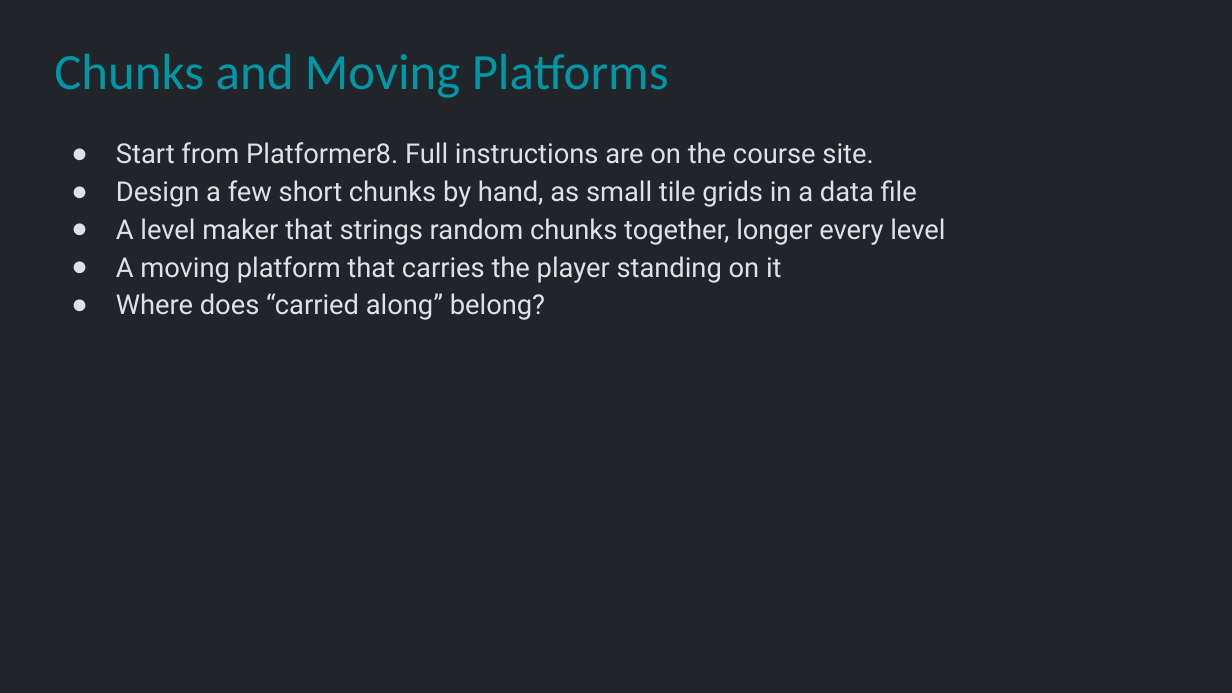
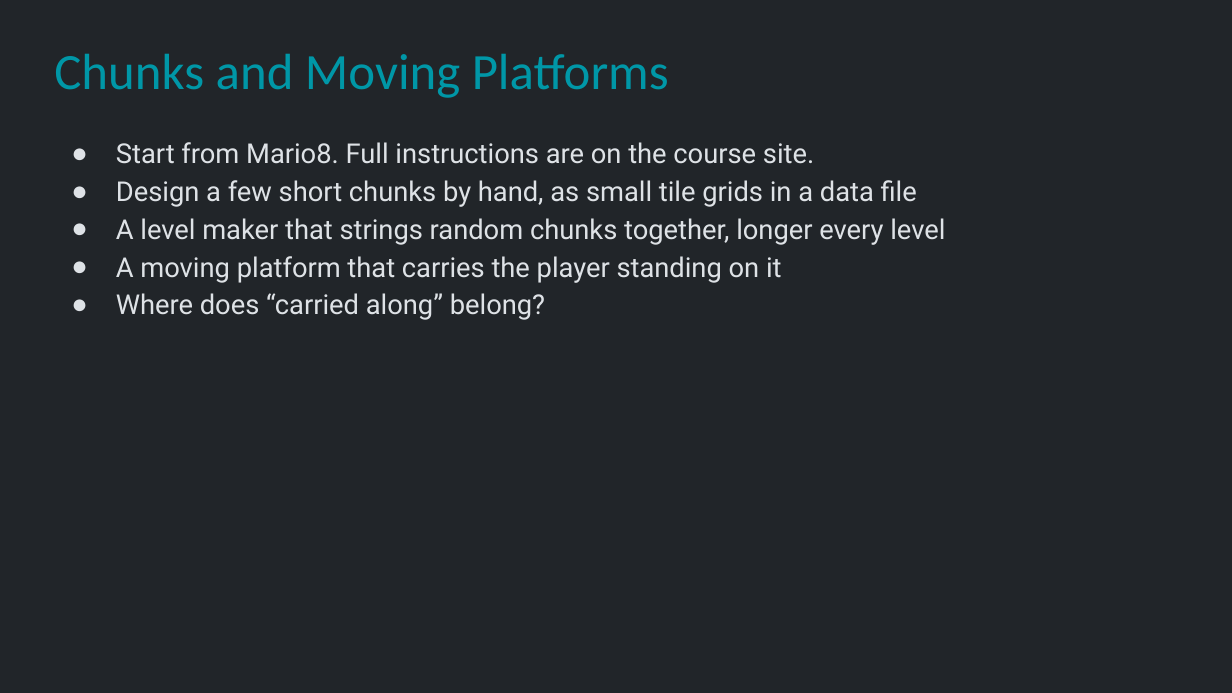
Before and after one commit to Metamate/gar, a slide deck: slide 41 of slides/06 Super Mario Bros.pptx. Drawn at 1232x693 pixels with LibreOffice and Linux fonts; fonts in the diff are those of the drawing. Boxes give left, top, right and bottom in pixels: in the first picture for what was removed or moved away, otherwise in the second. Text is boxed around its words. In the diff, an @@ line names an element or a change of style, - is before the commit and + after.

```diff
--- a/slides/06 Super Mario Bros.pptx
+++ b/slides/06 Super Mario Bros.pptx
@@ text at [116, 142, 814, 164]: text changed @@
-● Start from Platformer8. Full instructions are on the course site.
+● Start from Mario8. Full instructions are on the course site.
```
Also in this commit, not shown: 11 other slides changed, 17 other files.
